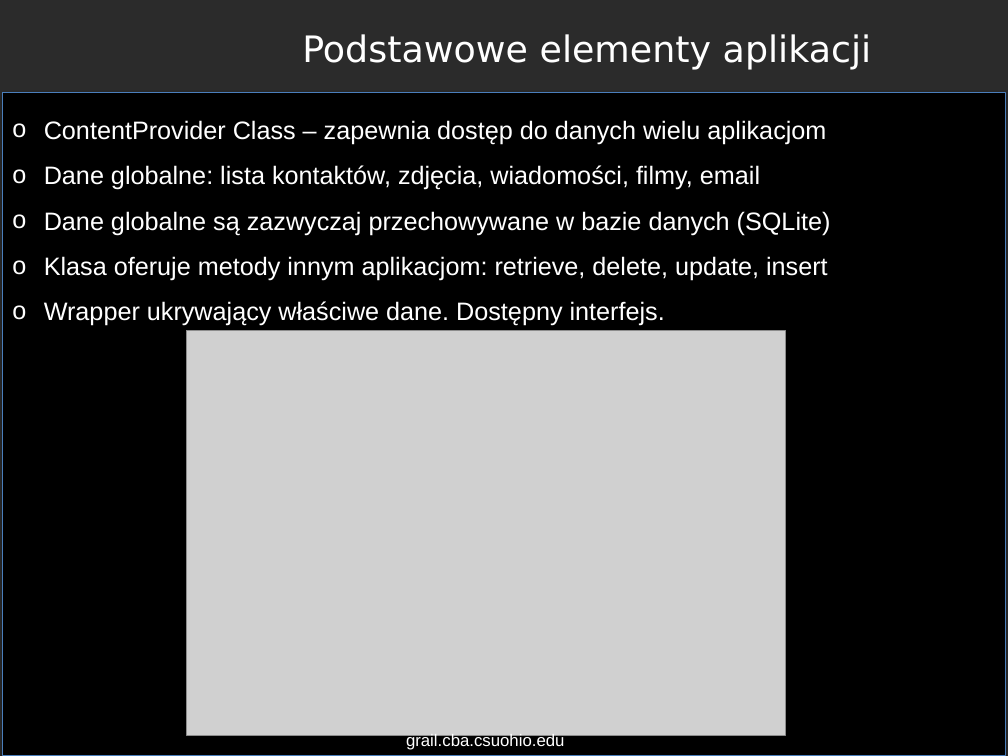
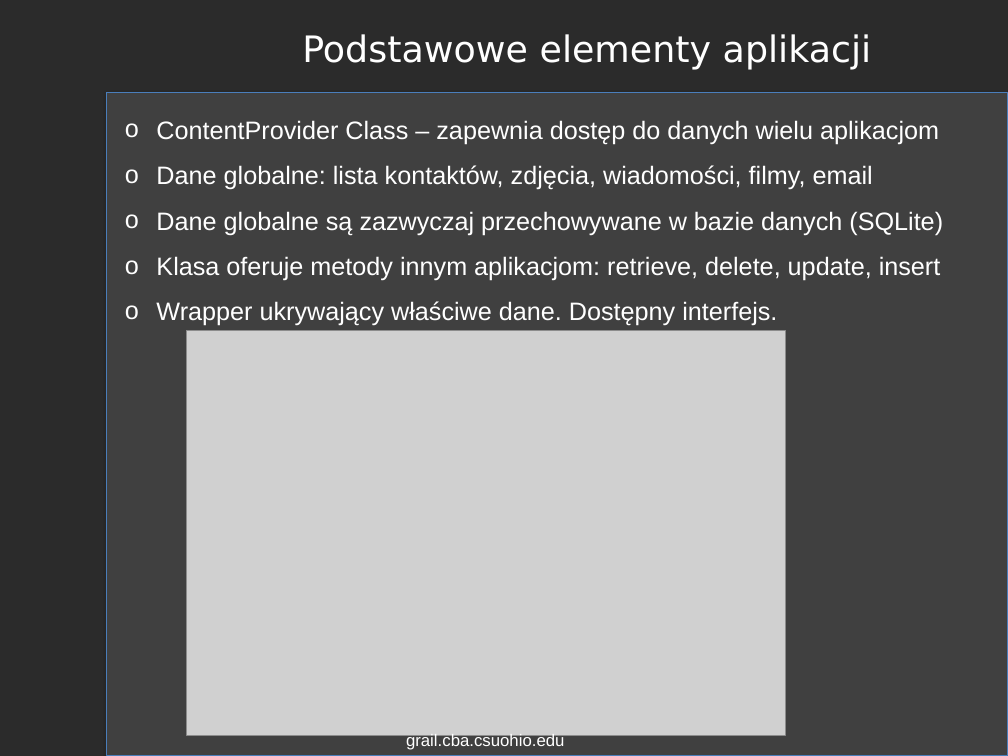
Before and after one commit to RafLew84/PUM, a slide deck: slide 10 of 2023-2024/Wyk/Wyklad1.pptx (slide 7 before the commit). Drawn at 1008x756 pixels with LibreOffice and Linux fonts; fonts in the diff are those of the drawing; grey boxes stand for pictures; background and template pictures are left out; a plain dark background stands for a picture behind light text. Boxes give left, top, right and bottom in pixels: in the first picture for what was removed or moved away, otherwise in the second. Text is boxed around its words. In the diff, an @@ line names an element or a change of style, - is before the commit and + after.

```diff
--- a/2023-2024/Wyk/Wyklad1.pptx
+++ b/2023-2024/Wyk/Wyklad1.pptx
@@ rectangle: place and size @@
-rectangle at (2, 93, 1005, 756)
+rectangle at (107, 93, 1008, 756)
@@ rectangle at (107, 93, 1008, 756): fill #000000 to #404040 @@
@@ text "ContentProvider Class – zapewnia dostęp ...": place and size @@
-text "ContentProvider Class – zapewnia dostęp ..." at (44, 120, 831, 326)
+text "ContentProvider Class – zapewnia dostęp ..." at (156, 120, 943, 326)
```
Also in this commit, not shown: 14 other slides changed, 7 slides added, 6 slides removed.
